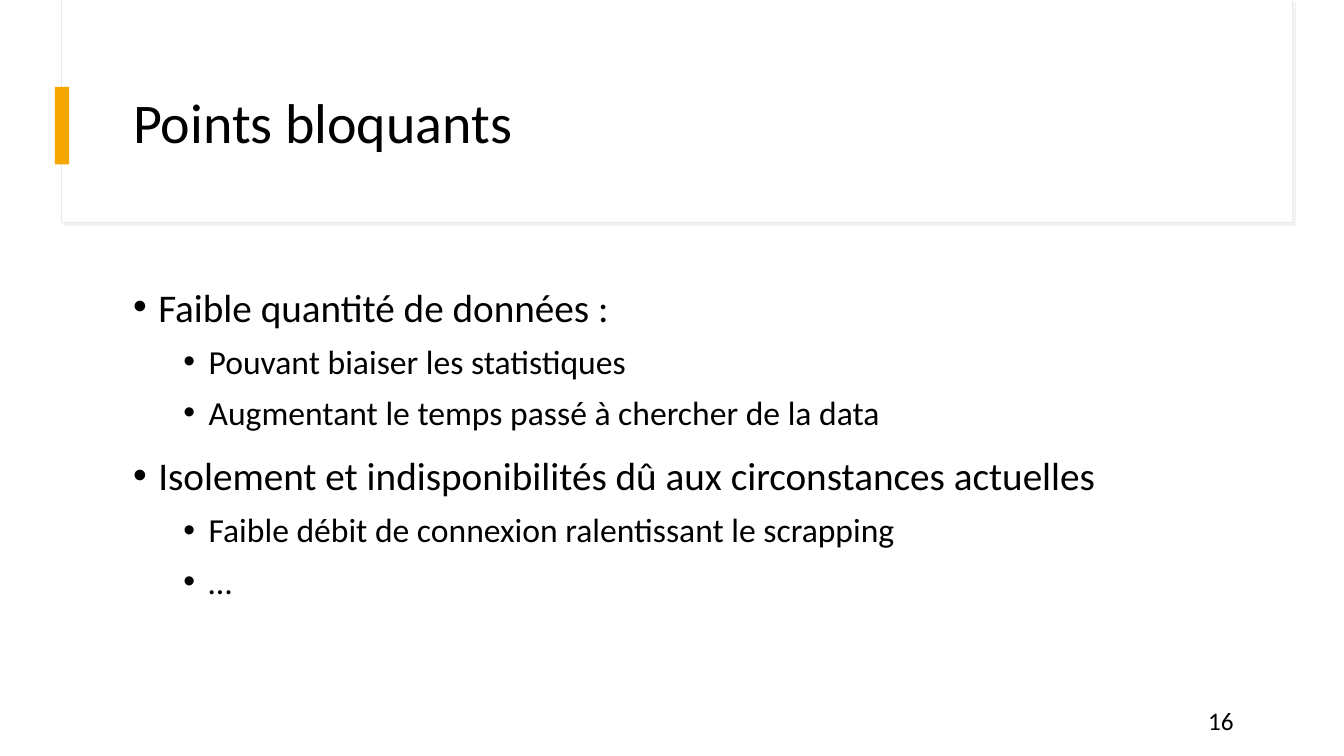
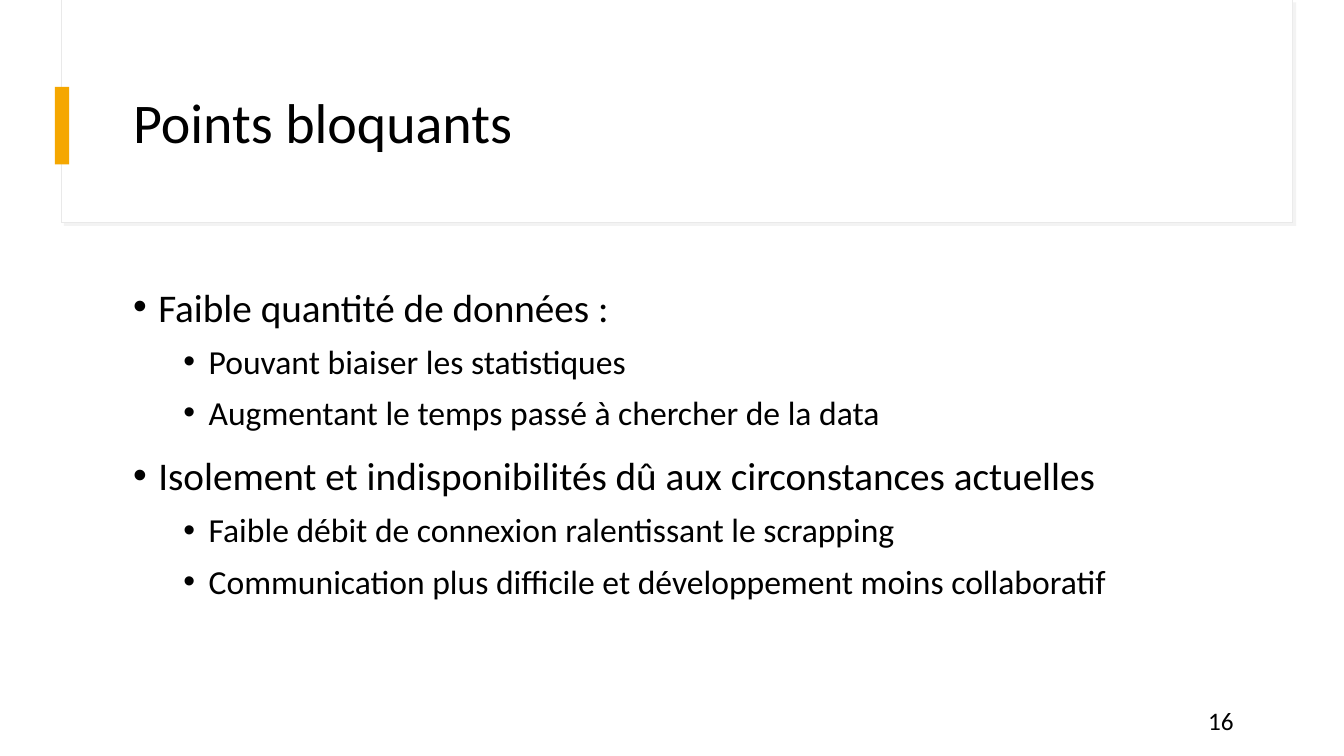
Before and after one commit to M-REEK/Avalanches, a slide deck: slide 16 of Presentation Oral/Présentation Avril.pptx. Drawn at 1344x756 pixels with LibreOffice and Linux fonts; fonts in the diff are those of the drawing. Boxes give left, top, right and bottom in pixels: in the first picture for what was removed or moved away, otherwise in the second. Text is boxed around its words. In the diff, an @@ line names an element or a change of style, - is before the commit and + after.

```diff
--- a/Presentation Oral/Présentation Avril.pptx
+++ b/Presentation Oral/Présentation Avril.pptx
@@ text at [209,570,1105,600]: text changed @@
-  • …
+  • Communication plus difficile et développement moins collaboratif
```
Also in this commit, not shown: 1 other slide changed, 8 other files.
